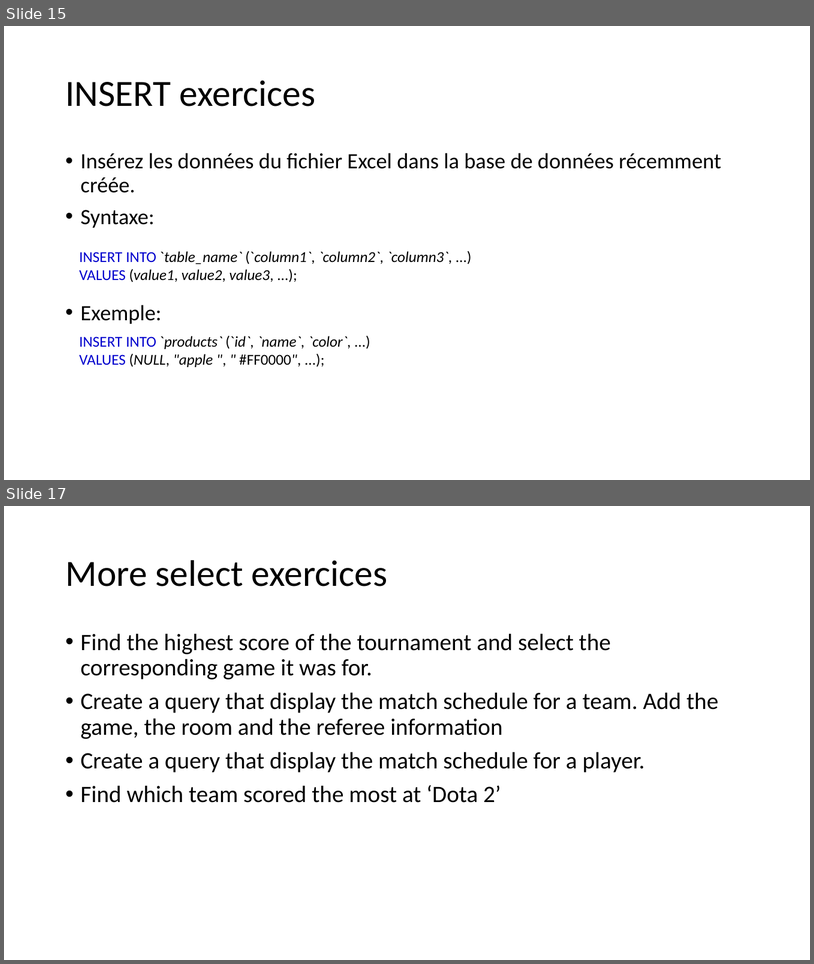
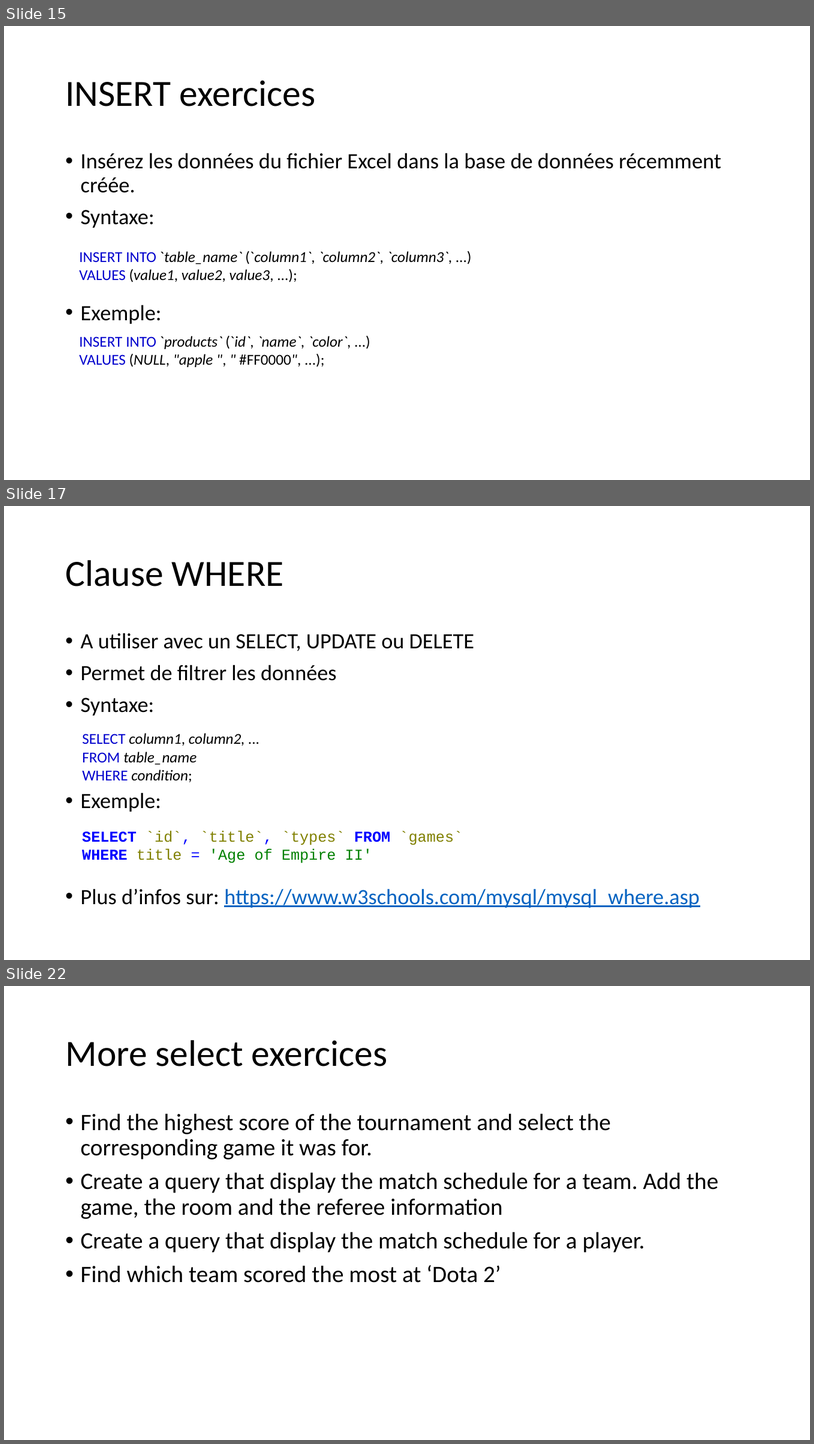
Before and after one commit to zeemil/ecoleit-1sql, a slide deck: Exercices SQL.pptx. Shown one above the other, each under a label of ours: slides 15 and 17 before the commit, slides 15, 17 and 22 after it; the slides between them are not shown. The pictures are 814x964 and 814x1444 pixels, drawn with LibreOffice and Linux fonts; fonts in the diff are those of the drawing. Boxes give left, top, right and bottom in pixels: in the first picture for what was removed or moved away, otherwise in the second. Text is boxed around its words. In the diff, an @@ line names an element or a change of style, - is before the commit and + after.

```diff
--- a/Exercices SQL.pptx
+++ b/Exercices SQL.pptx
@@ slide 17 added at [4, 506, 810, 960], background #FFFFFF @@
@@ title added at [65, 560, 284, 586], 44 pt, text #000000 @@
+Clause WHERE
@@ text added at [81, 633, 700, 907], 25.9 pt, text #000000 @@
+• A utiliser avec un SELECT, UPDATE ou DELETE
+• Permet de filtrer les données
+• Syntaxe:
+• Exemple:
+• Plus d’infos sur: https://www.w3schools.com/mysql/mysql_where.asp
@@ text added at [82, 733, 245, 782], 18 pt, text #000000, italic @@
+SELECT column1, column2, ...
+FROM table_name
+WHERE condition;
@@ text added at [82, 831, 463, 863], 18 pt, text #808000 @@
+SELECT `id`, `title`, `types` FROM `games`
+WHERE title = 'Age of Empire II'
@@ what was slide 17 is now slide 22 @@
```
Also in this commit, not shown: 2 slides changed, 5 other slides added, 1 other file.
